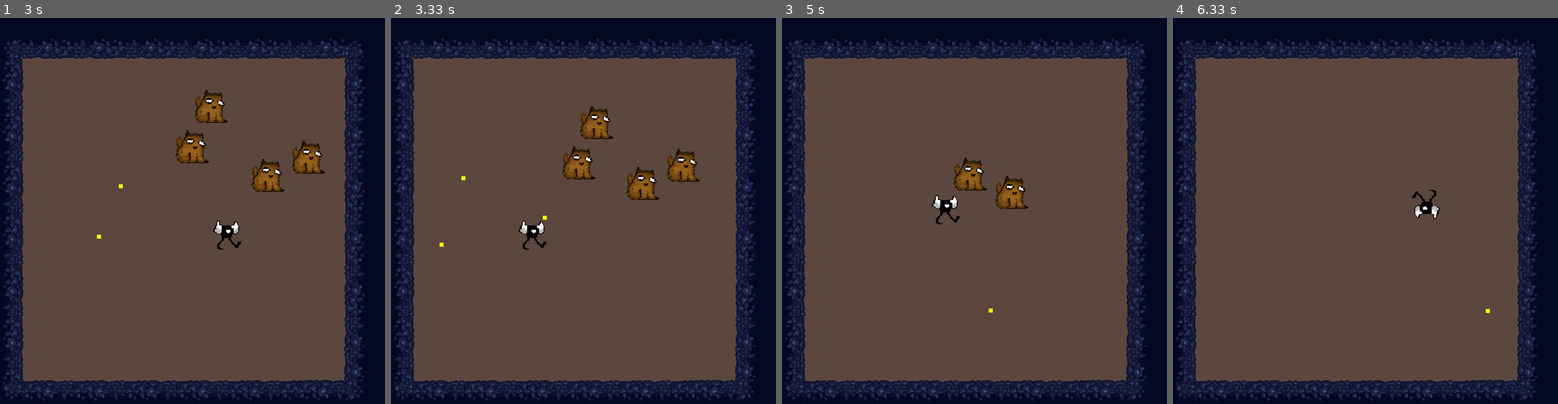
Above: before the commit, frames 1-4 (left to right).
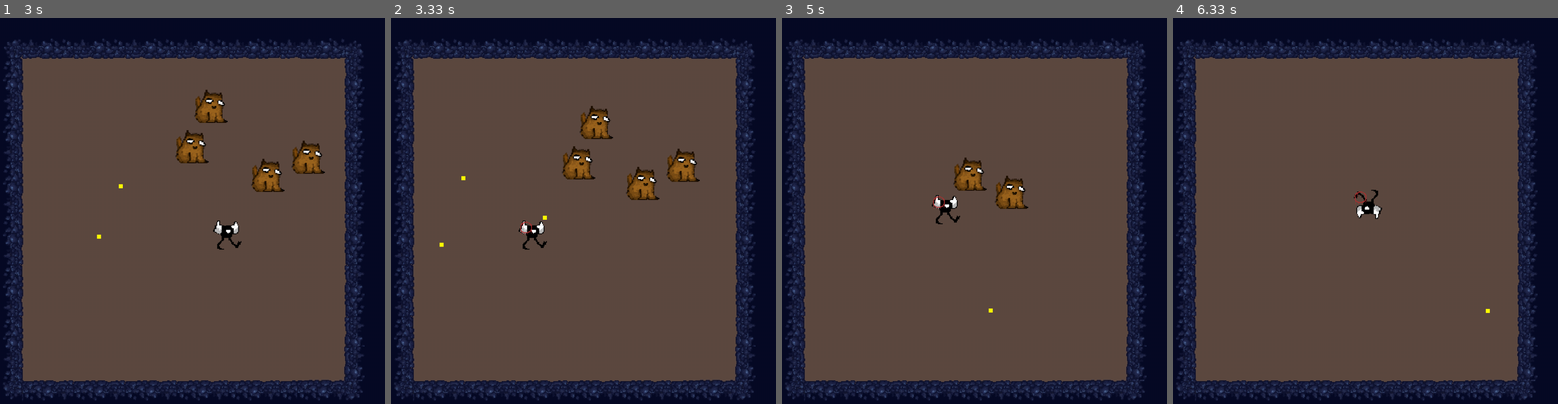
Above: after the commit, the same moments.

Repository: PouchyCorp/Pygame-TD
Game: pygame game, started from main.py
Two runs of this game, one before a commit and one after it. Both use one fixed random seed, a clock stepped at 60 frames per second and the inputs below.
Inputs (mouse positions are in pixels of both pictures, inside the frame that each line leads up to):
- Up to frame 1 (3 s): hold Right 0.33-0.8 s; move the mouse to (169, 238) at 0.37 s; hold Up 0.83-1.13 s; move the mouse to (311, 207) at 0.87 s; hold Right 1.17-1.63 s; move the mouse to (84, 222) at 1.2 s; hold Left 1.67-2.2 s; move the mouse to (57, 160) at 1.7 s; hold Down 2.23-2.53 s; move the mouse to (242, 79) at 2.27 s; tap Space at 2.57, 2.97 s; hold Left from 2.9 s (still down); move the mouse to (192, 83) at 2.93 s
- Up to frame 2 (3.33 s): tap Space at 3.27 s; release Left at 3.3 s
- Up to frame 3 (5 s): hold Up 3.33-3.7 s; move the mouse to (820, 207) at 3.37 s; tap Space at 3.4, 3.8, 4.1, 4.47, 4.87 s; hold Right 3.73-4.37 s; move the mouse to (970, 261) at 3.77 s; hold Down 4.4-4.77 s; move the mouse to (951, 149) at 4.43 s; hold Left from 4.8 s (still down); move the mouse to (1070, 284) at 4.83 s
- Up to frame 4 (6.33 s): tap Space at 5.17, 5.37, 5.67, 5.87, 6.2 s; release Left at 5.27 s; hold Right 5.3-5.77 s; move the mouse to (1292, 87) at 5.33 s; hold Up 5.8-6.1 s; move the mouse to (1461, 183) at 5.83 s; hold Right from 6.13 s (still down); move the mouse to (1203, 129) at 6.17 s

Frame 1 is identical in both runs. In frame 2, less than 0.1% of the frame differs, in the area x 33-37%, y 52-57%; in frame 3, less than 0.1%; in frame 4, 0.5%, in the area x 46-70%, y 44-53%.

Commit message:
bordert gliding fixed

Diff:
--- a/main.py
+++ b/main.py
@@ -79,26 +79,29 @@
     def basicPlayerMov(self, keys, movDir):
         global can_dash
         global last_dash_time
-        tempRect = self.rect.copy()
         if keys[pygame.K_LEFT] and self.x - self.vel >= 0:
+            tempRect = self.rect.copy()
             tempRect.x -= self.vel
             if tempRect.collidelistall(borderLines) == [] and tempRect.collidelistall(walls) == []:
                 self.x -= self.vel
                 movDir[0] = -1
                 movDir[1] = 0
         if keys[pygame.K_RIGHT] and self.x + self.vel + self.width <= WIDTH:
+            tempRect = self.rect.copy()
             tempRect.x += self.vel
             if tempRect.collidelistall(borderLines) == [] and tempRect.collidelistall(walls) == []:
                 self.x += self.vel
                 movDir[0] = 1
                 movDir[1] = 0
         if keys[pygame.K_DOWN] and self.y + self.vel + self.height <= HEIGHT:
+            tempRect = self.rect.copy()
             tempRect.y += self.vel
             if tempRect.collidelistall(borderLines) == [] and tempRect.collidelistall(walls) == []:
                 self.y += self.vel
                 movDir[0] = 0
                 movDir[1] = 1
         if keys[pygame.K_UP] and self.y - self.vel >= 0:
+            tempRect = self.rect.copy()
             tempRect.y -= self.vel
             if tempRect.collidelistall(borderLines) == [] and tempRect.collidelistall(walls) == []:
                 self.y -= self.vel
@@ -112,8 +115,8 @@
                 self.y += movDir[1] * self.vel * dash_distance
                 last_dash_time = pygame.time.get_ticks()
                 can_dash = False
-        else:
-            can_dash = True
+            else:
+                can_dash = True
 
 
     def orientation(self, movDir):
@@ -300,10 +303,10 @@
 
         clock.tick(60)
 
+        print (can_dash)
+
         # variable qui definie la position du joueur
 
-        playerXPrev = player.x
-        playerYPrev = player.y
         for event in pygame.event.get():
             if event.type == pygame.QUIT:
                 run = False
